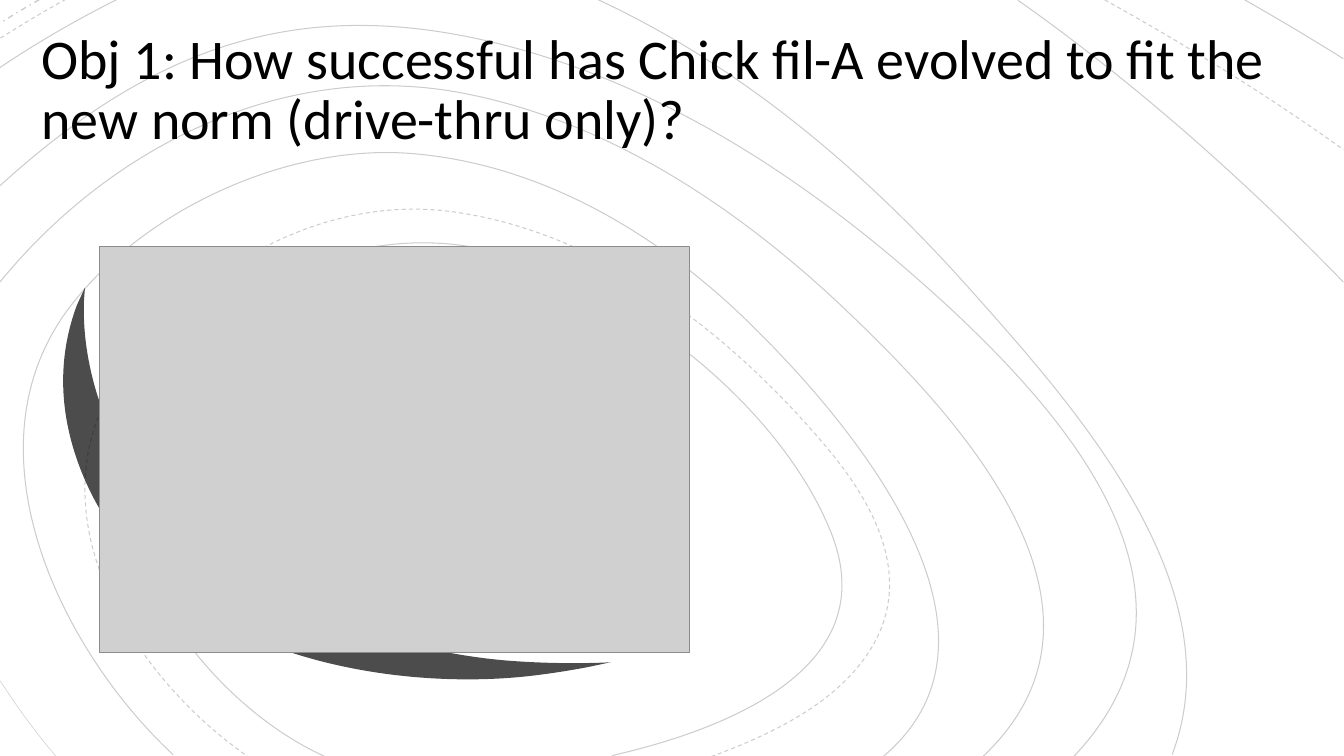
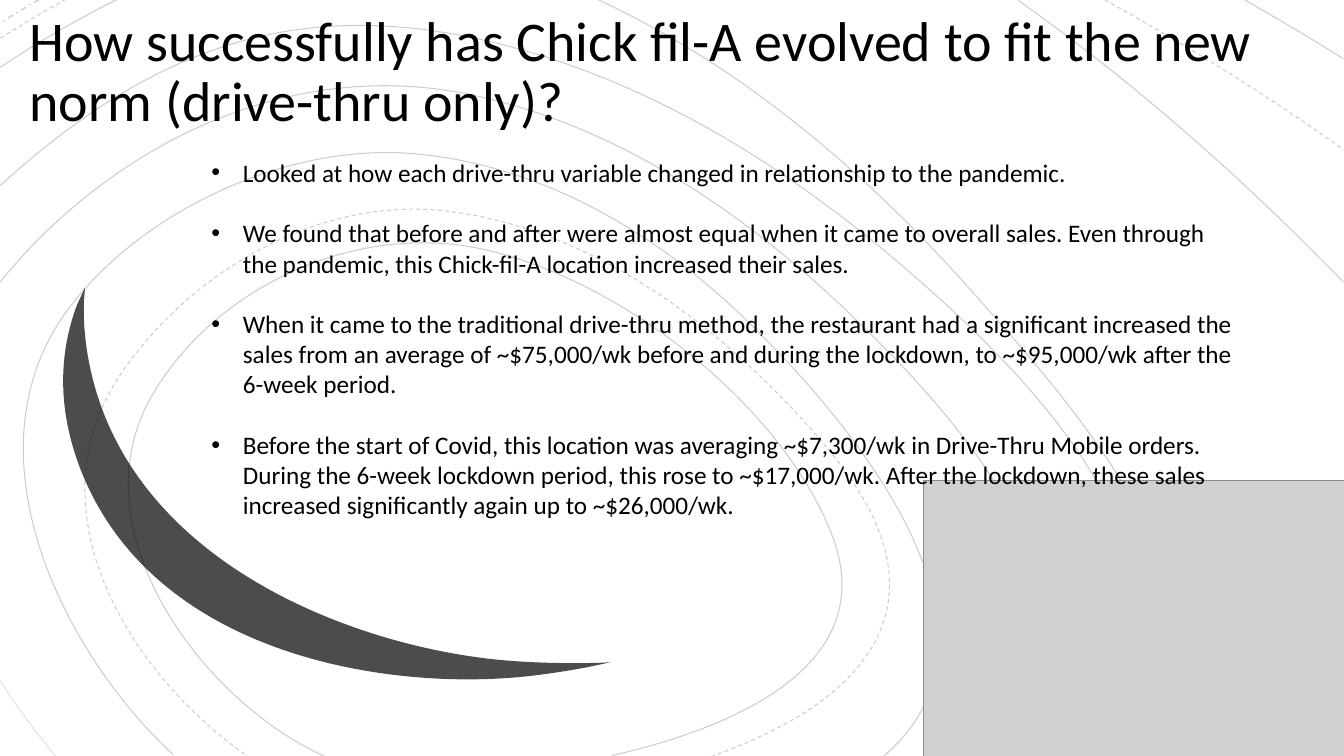
Before and after one commit to East-Coast-Collaboration/Final-Project, a slide deck: slide 8 of Presentation.pptx. Drawn at 1344x756 pixels with LibreOffice and Linux fonts; fonts in the diff are those of the drawing; grey boxes stand for pictures. Boxes give left, top, right and bottom in pixels: in the first picture for what was removed or moved away, otherwise in the second. Text is boxed around its words. In the diff, an @@ line names an element or a change of style, - is before the commit and + after.

```diff
--- a/Presentation.pptx
+++ b/Presentation.pptx
@@ title at [30, 14, 1251, 134]: text changed @@
-Obj 1: How successful has Chick fil-A evolved to fit the new norm (drive-thru only)?
+How successfully has Chick fil-A evolved to fit the new norm (drive-thru only)?
@@ text added at [243, 161, 1231, 519], 18 pt, text #000000 @@
+• Looked at how each drive-thru variable changed in relationship to the pandemic.
+• We found that before and after were almost equal when it came to overall sales. Even through the pandemic, this Chick-fil-A location increased their sales.
+• When it came to the traditional drive-thru method, the restaurant had a significant increased the sales from an average of ~$75,000/wk before and during the lockdown, to ~$95,000/wk after the 6-week period.
+• Before the start of Covid, this location was averaging ~$7,300/wk in Drive-Thru Mobile orders. During the 6-week lockdown period, this rose to ~$17,000/wk. After the lockdown, these sales increased significantly again up to ~$26,000/wk.
@@ picture: place and size @@
-picture at [100, 247, 690, 653]
+picture at [924, 480, 1344, 756]
```
Also in this commit, not shown: 3 other slides changed, 1 slide added, 1 slide removed, 1 other file.
